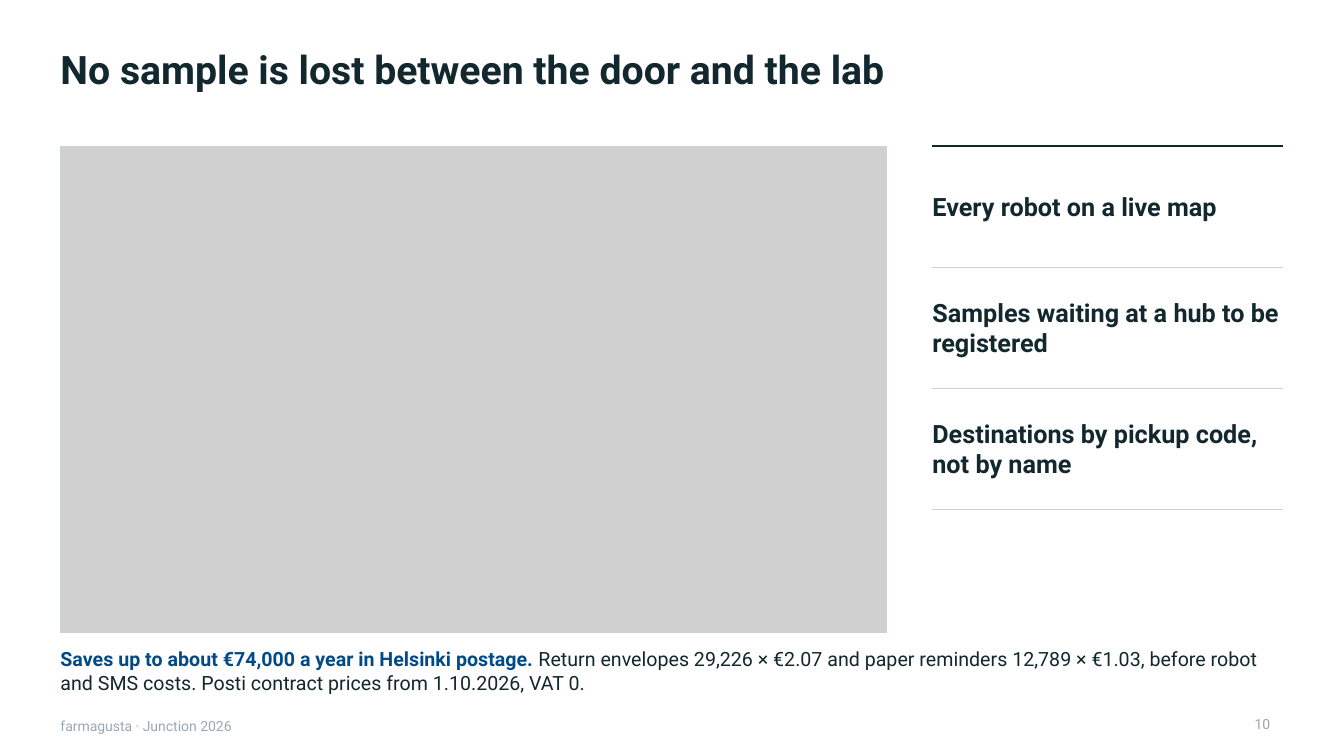
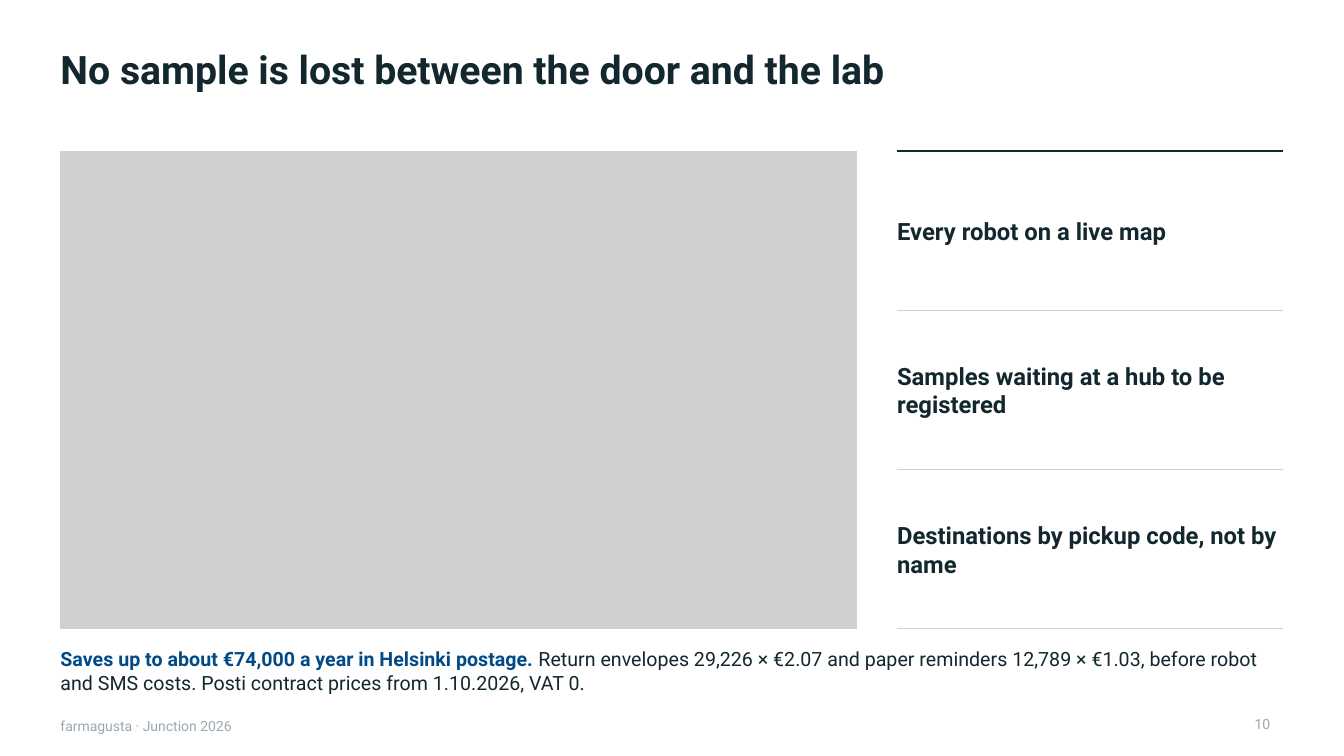
Before and after one commit to rromppanen/junction26, a slide deck: slide 10 of docs/pitch/farmagusta-screening-attendance.pptx. Drawn at 1344x756 pixels with LibreOffice and Linux fonts; fonts in the diff are those of the drawing; grey boxes stand for pictures. Boxes give left, top, right and bottom in pixels: in the first picture for what was removed or moved away, otherwise in the second. Text is boxed around its words. In the diff, an @@ line names an element or a change of style, - is before the commit and + after.

```diff
--- a/docs/pitch/farmagusta-screening-attendance.pptx
+++ b/docs/pitch/farmagusta-screening-attendance.pptx
@@ picture: place and size @@
-picture at [60, 146, 887, 633]
+picture at [60, 151, 857, 629]
@@ rectangle: place and size @@
-rectangle at [60, 146, 887, 633]
+rectangle at [60, 151, 857, 629]
@@ text "Every robot on a live ...": place and size @@
-text "Every robot on a live ..." at [932, 197, 1216, 222]
+text "Every robot on a live ..." at [897, 222, 1166, 245]
@@ line moved from (933, 146) - (1284, 146) to (897, 151) - (1284, 151) @@
@@ text "Samples waiting at a hub ...": place and size @@
-text "Samples waiting at a hub ..." at [932, 303, 1279, 358]
+text "Samples waiting at a hub ..." at [897, 367, 1224, 418]
@@ line moved from (933, 267) - (1284, 267) to (897, 311) - (1284, 311) @@
@@ size 18 to 17 pt in 3 elements at [897, 222, 1166, 245], [897, 367, 1224, 418], [897, 526, 1276, 574] @@
@@ text "Destinations by pickup code, not ...": place and size @@
-text "Destinations by pickup code, not ..." at [932, 424, 1257, 479]
+text "Destinations by pickup code, not ..." at [897, 526, 1276, 574]
@@ line moved from (933, 509) - (1284, 509) to (897, 470) - (1284, 470) @@
@@ line moved from (933, 388) - (1284, 388) to (897, 629) - (1284, 629) @@
```
Also in this commit, not shown: 1 other slide changed.
